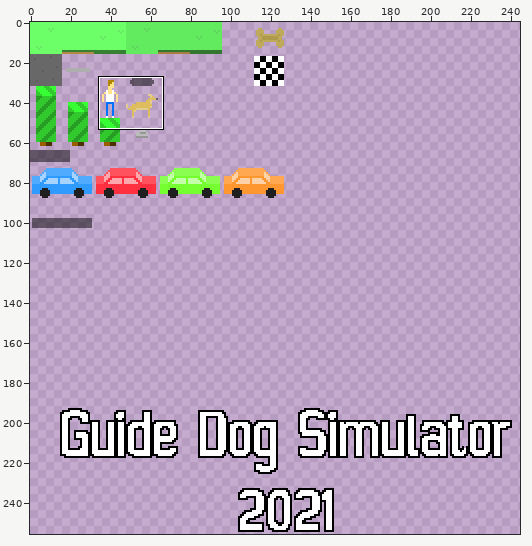
Two versions of one sprite sheet, art/tiles.png. Above: a wide view before the commit, with the close-up outlined.
Close-up. Before the commit:
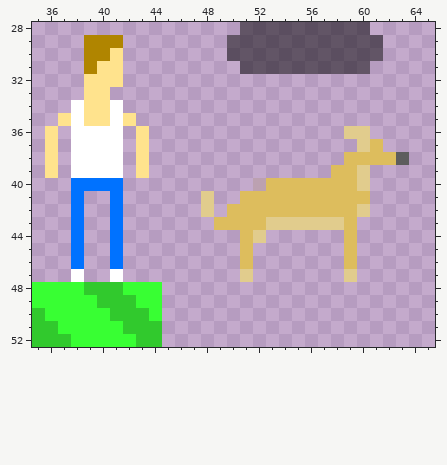
The file is 256x256 pixels. Pixels under 10% opacity are left out. Colours within 5 levels of each other are drawn and written as one. Shown: x 35..65, y 28..52. The wide view leaves out empty margins.
The result:
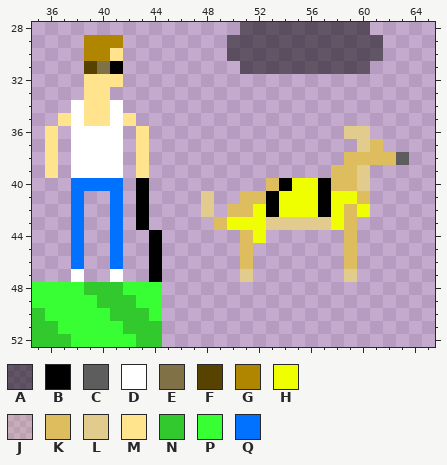
Palette (. is transparent): A #0000007f  B #000000  C #5d5d5d  D #ffffff  E #807146  F #584200  G #b08500  H #f0ff00  J #ddbd5d26  K #ddbd5d  L #e1cc8d  M #ffe38d  N #31c92d  P #38ff33  Q #0072ff
Change:
@@ x 37..43 @@
 30 ..GGM..
-31 ..GMM..
+31 ..FEB..
 32 ..MMM..
@@ x 35..65 @@
 39 .M.DDDD.M..............KKL.....
-40 ...QQQQ..........JKKKKKKKL.....
-41 ...Q..Q......L..KKKKKKKKKK.....
-42 ...Q..Q......L.KKKKKKKKKKL.....
-43 ...Q..Q.......KKKKLLLLLLK......
-44 ...Q..Q.........KL......K......
-45 ...Q..Q.........K.......K......
-46 ...Q..Q.........K.......K......
-47 ...D..D.........L.......L......
+40 ...QQQQ.B.........KBHHBKKL.....
+41 ...Q..Q.B....L..KKBHHHBHHK.....
+42 ...Q..Q.B....L.KKHBHHHBHKH.....
+43 ...Q..Q.B.....KHHHLLLLLHK......
+44 ...Q..Q..B......KH......K......
+45 ...Q..Q..B......K.......K......
+46 ...Q..Q..B......K.......K......
+47 ...D..D..B......L.......L......
 48 PPPPNNNPPP.....................
Changed places in both close-ups, as pixel boxes (x1, y1, x2, y2):
changed: (84, 61, 123, 74)
added: (136, 178, 162, 282)
changed: (227, 178, 370, 243)
